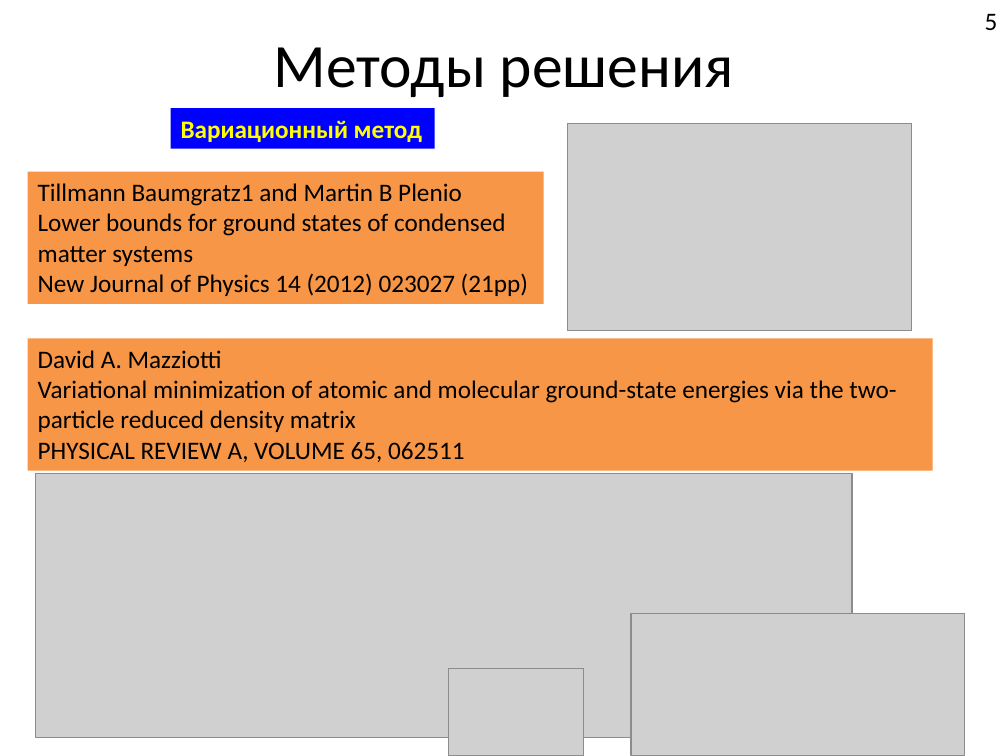
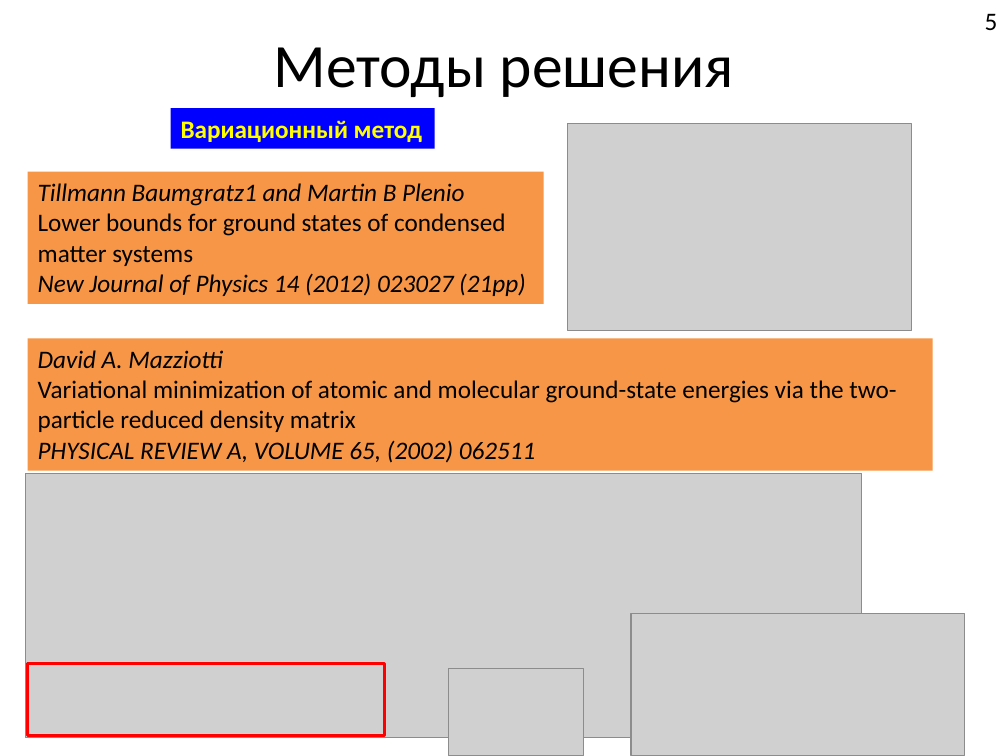
Before and after one commit to FeelUsM/zadrotstvo1, a slide deck: slide 5 of LaTeX-поделки/Системы спинов 1.pptx. Drawn at 1008x756 pixels with LibreOffice and Linux fonts; fonts in the diff are those of the drawing; grey boxes stand for pictures. Boxes give left, top, right and bottom in pixels: in the first picture for what was removed or moved away, otherwise in the second. Text is boxed around its words. In the diff, an @@ line names an element or a change of style, - is before the commit and + after.

```diff
--- a/LaTeX-поделки/Системы спинов 1.pptx
+++ b/LaTeX-поделки/Системы спинов 1.pptx
@@ text in rectangle at (38, 183, 526, 296): italic on in "Tillmann Baumgratz1 and Martin B Plenio", "New Journal of Physics 14 (2012) 023027 ..." @@
@@ text in rectangle at (38, 350, 223, 368): italic on in "David A. Mazziotti" @@
@@ text in rectangle at (38, 440, 536, 463): text changed; italic on @@
-PHYSICAL REVIEW A, VOLUME 65, 062511
+PHYSICAL REVIEW A, VOLUME 65, (2002) 062511
@@ picture: place and size @@
-picture at (35, 473, 852, 737)
+picture at (26, 473, 862, 737)
@@ rectangle added at (28, 663, 385, 735), outline #FF0000 2 pt @@
```
Also in this commit, not shown: 12 other slides changed, 25 other files.
